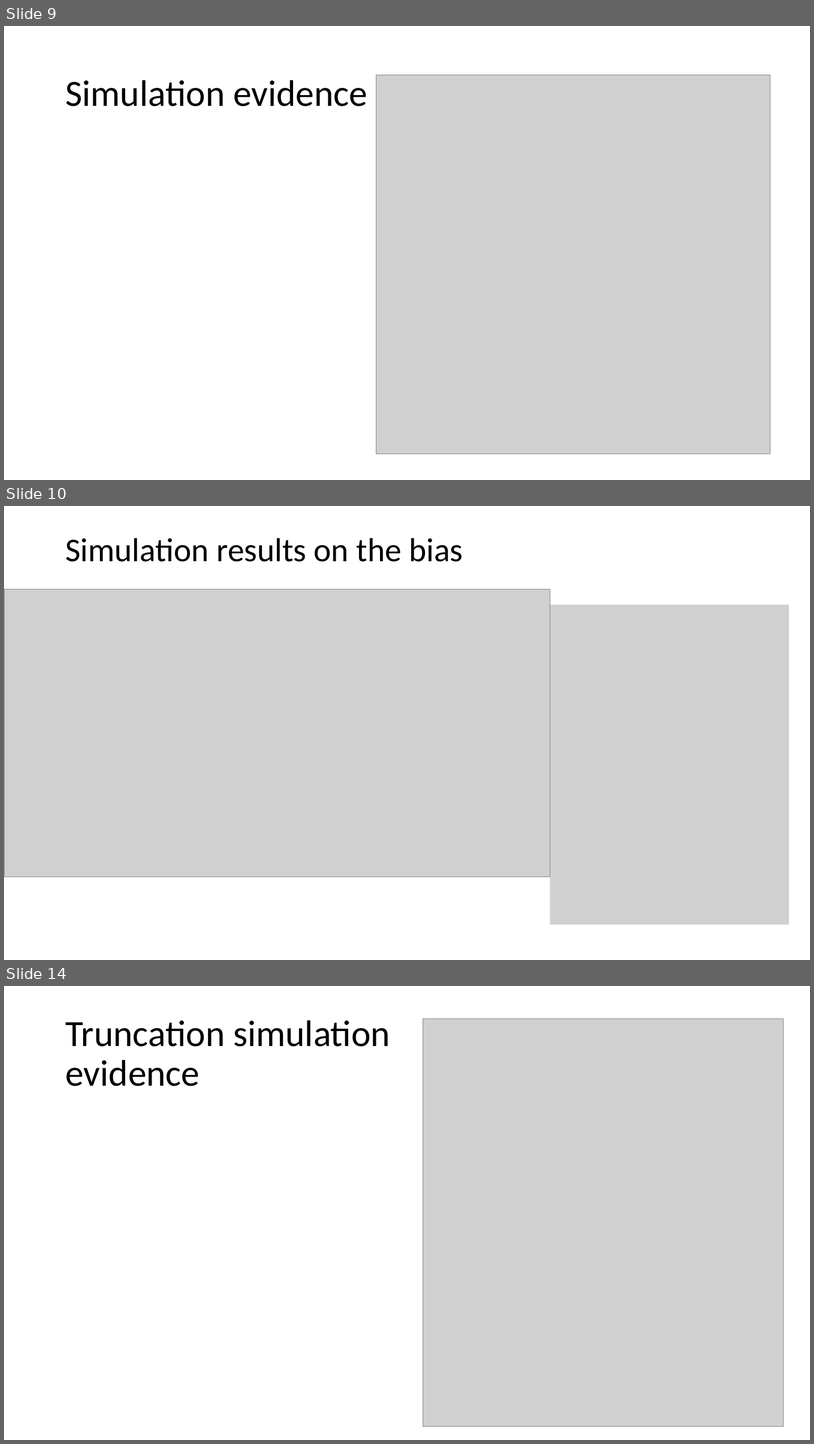
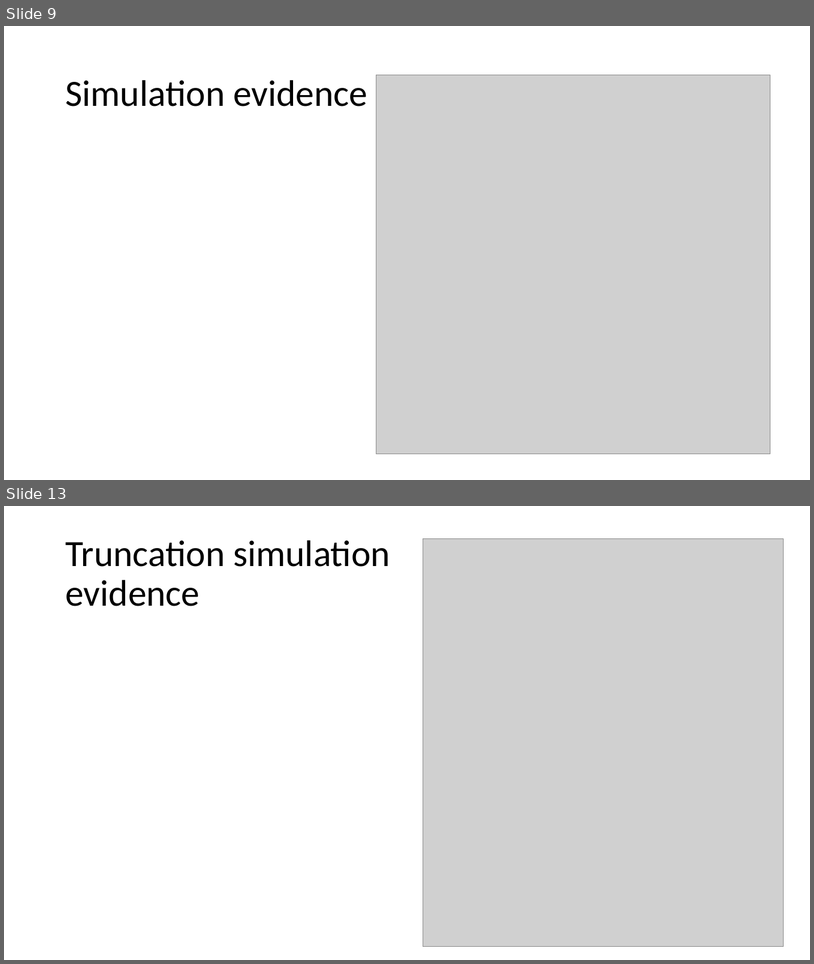
Before and after one commit to shoepaladin/causalinference_crashcourse, a slide deck: Powerpoints/4 Best Practices (WIP).pptx. Shown one above the other, each under a label of ours: slides 9, 10 and 14 before the commit, slides 9 and 13 after it; the slides between them are not shown. The pictures are 814x1444 and 814x964 pixels, drawn with LibreOffice and Linux fonts; fonts in the diff are those of the drawing; grey boxes stand for pictures. Boxes give left, top, right and bottom in pixels: in the first picture for what was removed or moved away, otherwise in the second. Text is boxed around its words. In the diff, an @@ line names an element or a change of style, - is before the commit and + after.

```diff
--- a/Powerpoints/4 Best Practices (WIP).pptx
+++ b/Powerpoints/4 Best Practices (WIP).pptx
@@ slide 10 removed at bbox=[4, 506, 810, 960], background #FFFFFF @@
@@ title removed at bbox=[65, 538, 463, 562] @@
-Simulation results on the bias
@@ picture removed at bbox=[4, 589, 550, 877] @@
@@ picture removed at bbox=[550, 604, 789, 924] @@
@@ what was slide 14 is now slide 13 @@
```
Also in this commit, not shown: 2 slides changed, 8 slides added, 3 other slides removed, 6 other files.
